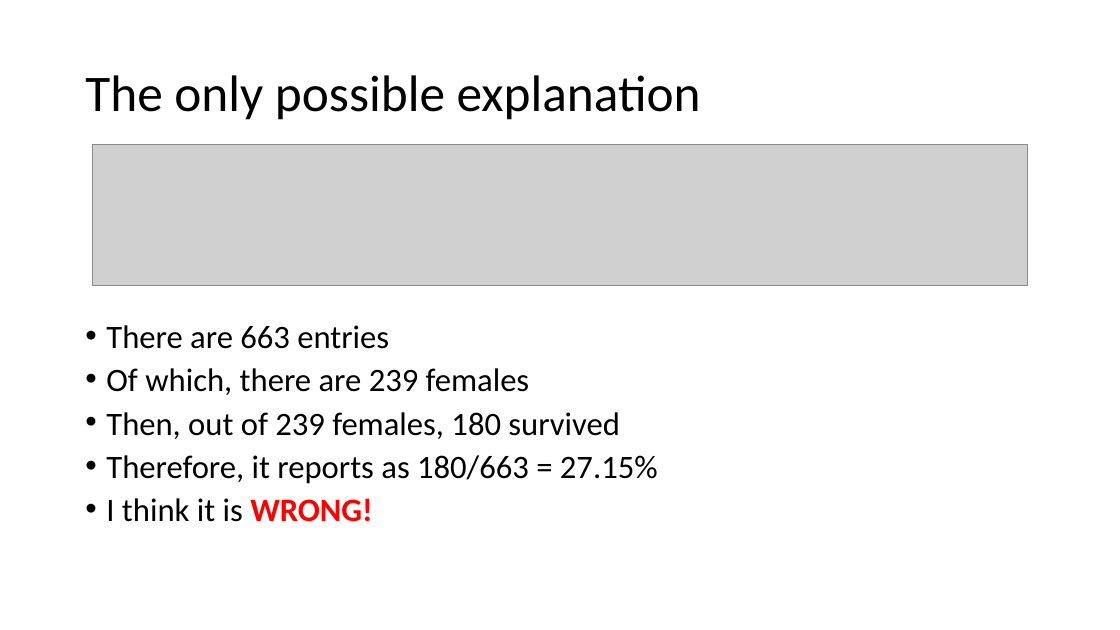
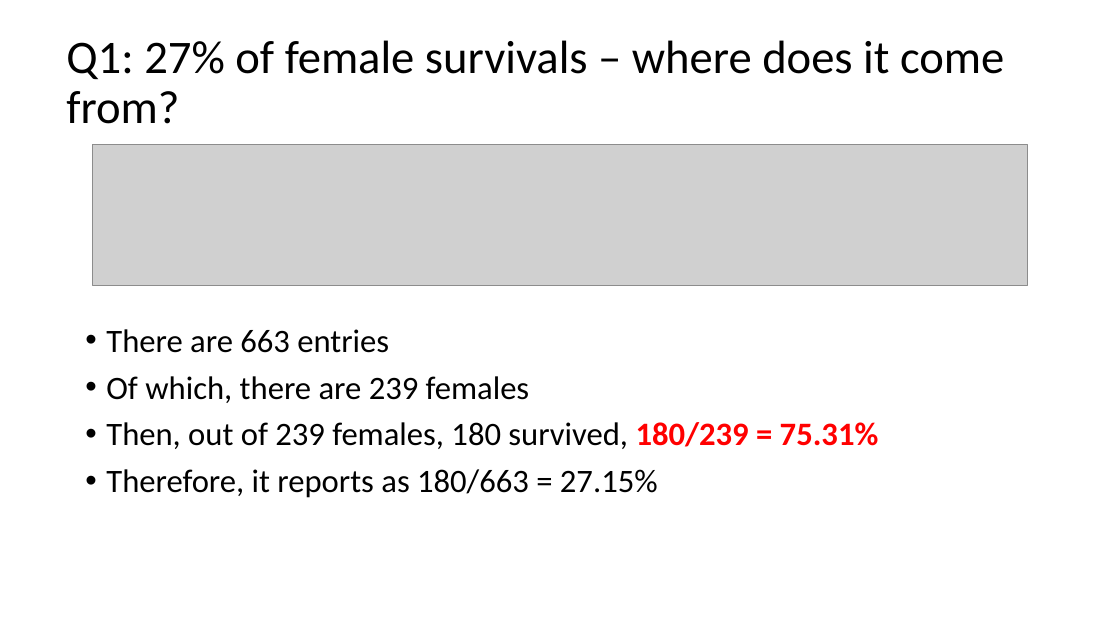
Before and after one commit to 2waybene/java4lucy, a slide deck: slide 1 of doc/A_question_4_instructor.pptx. Drawn at 1120x630 pixels with LibreOffice and Linux fonts; fonts in the diff are those of the drawing; grey boxes stand for pictures. Boxes give left, top, right and bottom in pixels: in the first picture for what was removed or moved away, otherwise in the second. Text is boxed around its words. In the diff, an @@ line names an element or a change of style, - is before the commit and + after.

```diff
--- a/doc/A_question_4_instructor.pptx
+++ b/doc/A_question_4_instructor.pptx
@@ title at bbox=[66, 40, 1004, 124]: text changed; size 44 to 40 pt @@
-The only possible explanation
+Q1: 27% of female survivals – where does it come from?
@@ text at bbox=[106, 329, 658, 498]: line spacing 0.8 to 0.9 @@
@@ text at bbox=[106, 422, 879, 449]: text changed @@
-• Then, out of 239 females, 180 survived
+• Then, out of 239 females, 180 survived, 180/239 = 75.31%
@@ text at bbox=[106, 498, 373, 522]: paragraph removed @@
-• I think it is WRONG!
```
Also in this commit, not shown: 1 other slide changed, 5 slides added, 3 other files.
